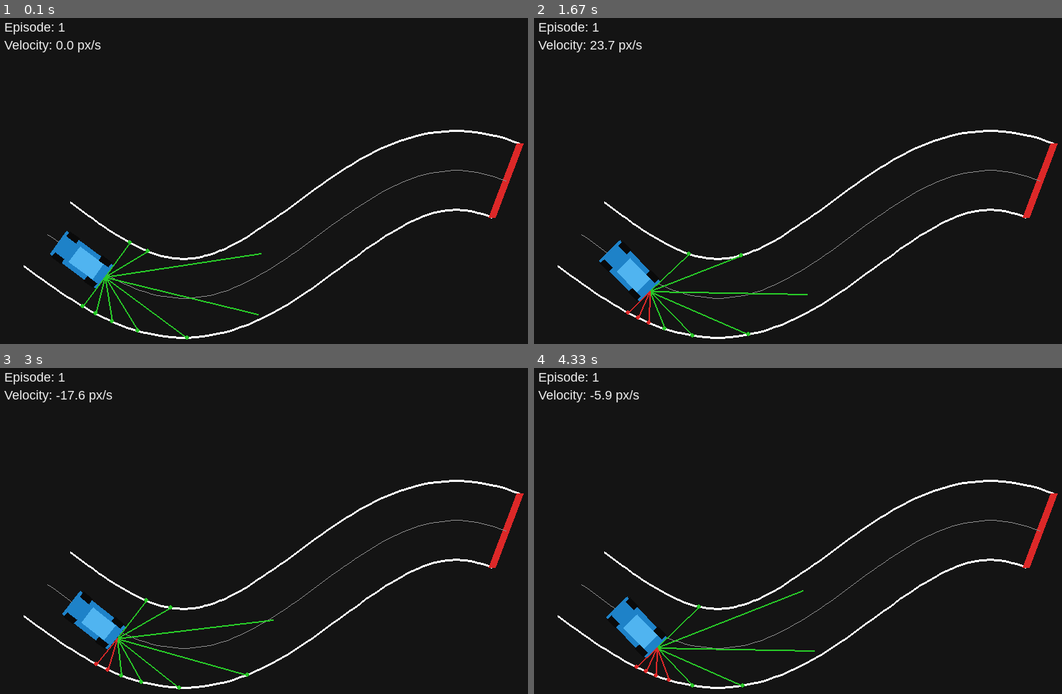
Above: before the commit, frames 1-4 (two rows, left to right).
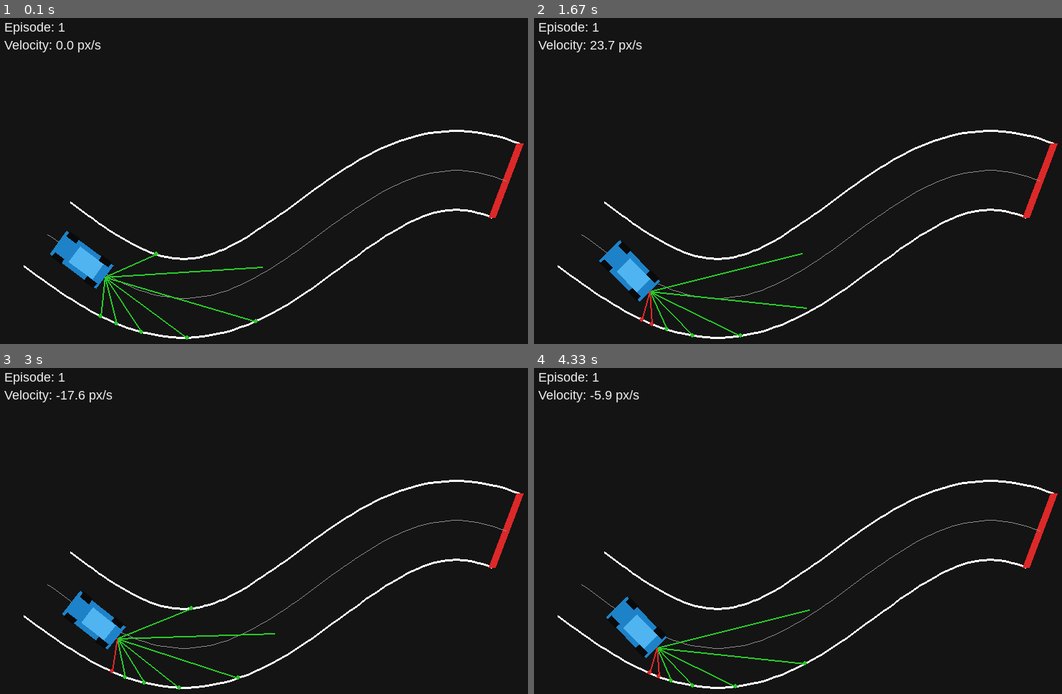
Above: after the commit, the same moments.

Repository: FranMacias00/2d-autonomous-driving-rl
Game: pygame game, started from src/scripts/run_interactive.py
Two runs of this game, one before a commit and one after it. Both use one fixed random seed, a clock stepped at 60 frames per second and the inputs below.
Inputs:
- Up to frame 1 (0.1 s): no input
- Up to frame 2 (1.67 s): hold D 0.33-0.8 s; hold W 0.83-1.3 s; hold D from 1.33 s (still down)
- Up to frame 3 (3 s): release D at 1.8 s; hold A 1.83-2.37 s; hold S 2.4-2.7 s; hold A from 2.73 s (still down)
- Up to frame 4 (4.33 s): release A at 3.13 s; hold W 3.17-3.53 s; hold D 3.57-4.2 s; hold S from 4.23 s (still down)

The runs differ from the first frame. In frame 1, 0.8% of the frame differs, in the area x 15-50%, y 68-97%; in frame 2, 0.8%; in frame 3, 0.8%; in frame 4, 0.8%.

Commit message:
refactor: revertir a 7 sensores tras pruebas de inestabilidad
Conclusiones de las pruebas con 9 sensores y 180°:
1. El aumento de dimensionalidad provocó colapso en el aprendizaje.
2. El campo de visión excesivo saturó el espacio de estados, resultando en políticas degenerativas (regresión direccional y lentitud).
3. Se restaura la configuración de 7 sensores y 120° para asegurar la convergencia y estabilidad del modelo.

Diff:
--- a/src/scripts/train_ppo.py
+++ b/src/scripts/train_ppo.py
@@ -7,7 +7,7 @@
 def main() -> None:
     # --- CONFIGURACIÓN DE VERSIÓN Y NOMBRES ---
     # Cambiar el número de versión para cada nueva ejecución para mantener un historial organizado
-    VERSION = "v1_9sensors"
+    VERSION = "v6"
     run_id = datetime.datetime.now().strftime("%Y%m%d_%H%M%S")
     model_name = f"ppo_driving_car_{VERSION}_{run_id}"
     log_name = f"PPO_{VERSION}_{run_id}"
--- a/src/sim/sensors.py
+++ b/src/sim/sensors.py
@@ -17,8 +17,8 @@
 class SensorSuite:
     """Cast multiple rays around the car to detect nearby borders."""
 
-    num_rays: int = 9 # Subimos de 7 a 9 para no perder resolución
-    fov_degrees: float = 180.0 # Ampliamos de 120 a 180 para ver los laterales
+    num_rays: int = 7
+    fov_degrees: float = 120.0
     max_range: float = 220.0
     danger_distance: float = 50.0
     front_offset: float = 40.0
